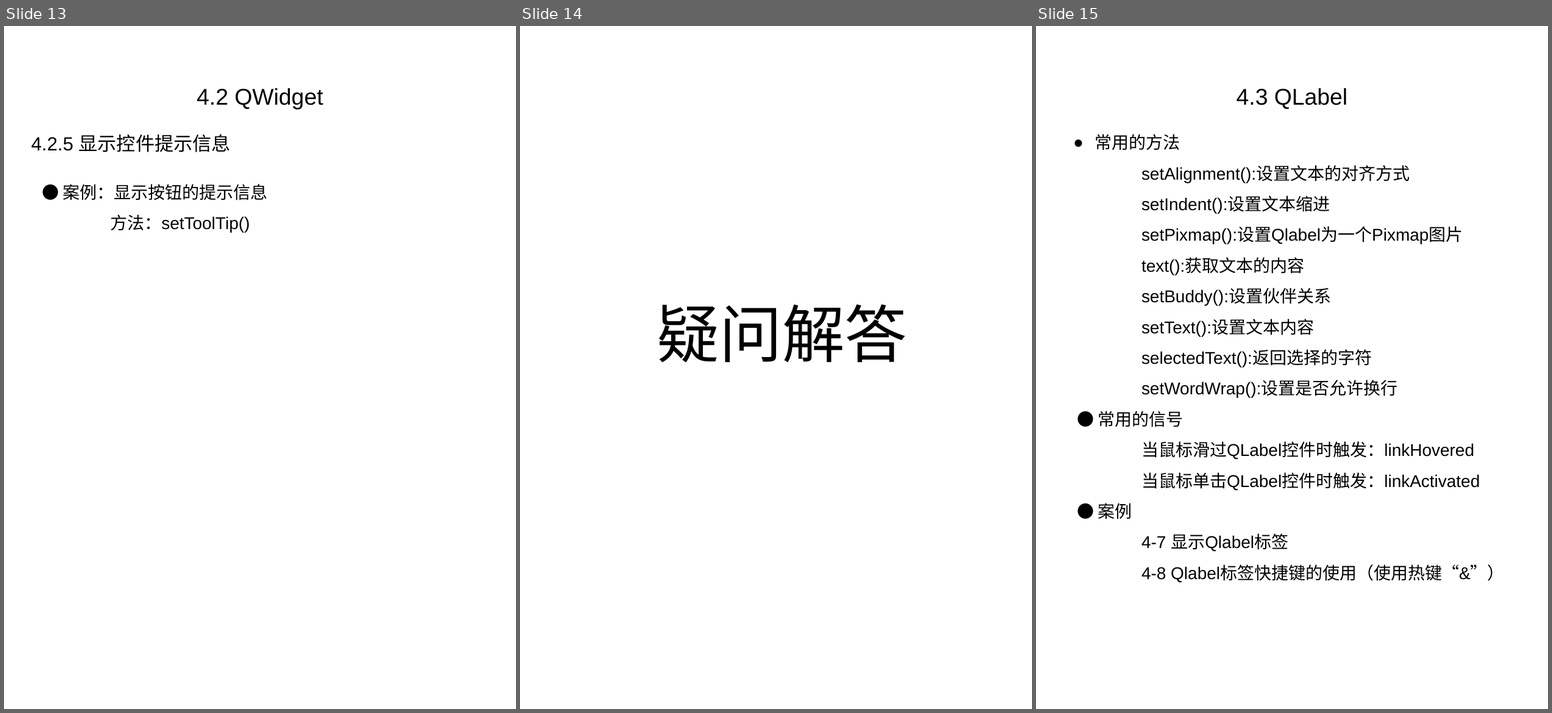
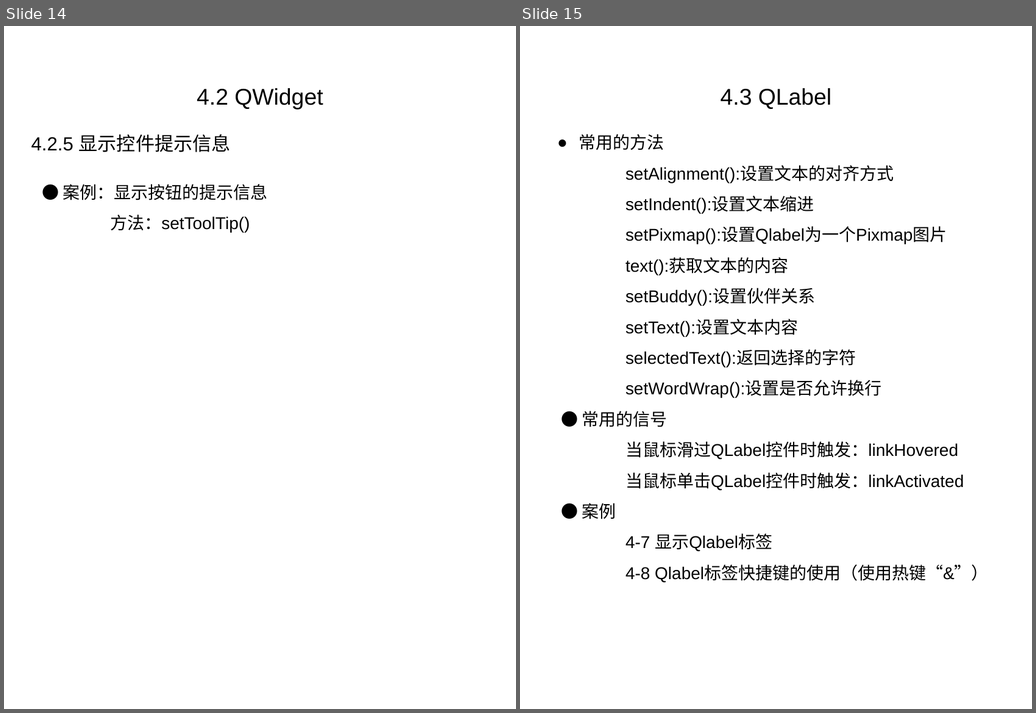
Before and after one commit to papercode-for-cheung/objectOriented_Group3_controls, a slide deck: controls/PyQt5--基本窗口控件(4.1-4.5)_张培良.pptx. Shown side by side, each under a label of ours: slides 13, 14 and 15 before the commit, slides 14 and 15 after it. The pictures are 1552x713 and 1036x713 pixels, drawn with LibreOffice and Linux fonts; fonts in the diff are those of the drawing. Boxes give left, top, right and bottom in pixels: in the first picture for what was removed or moved away, otherwise in the second. Text is boxed around its words. In the diff, an @@ line names an element or a change of style, - is before the commit and + after.

```diff
--- a/controls/PyQt5--基本窗口控件(4.1-4.5)_张培良.pptx
+++ b/controls/PyQt5--基本窗口控件(4.1-4.5)_张培良.pptx
@@ slide 14 removed at [520, 26, 1032, 709], background #FFFFFF @@
@@ text removed at [657, 304, 908, 363] @@
-疑问解答
@@ what was slide 13 is now slide 14 @@
```
Also in this commit, not shown: 4 slides changed, 1 slide added, 2 other files.
